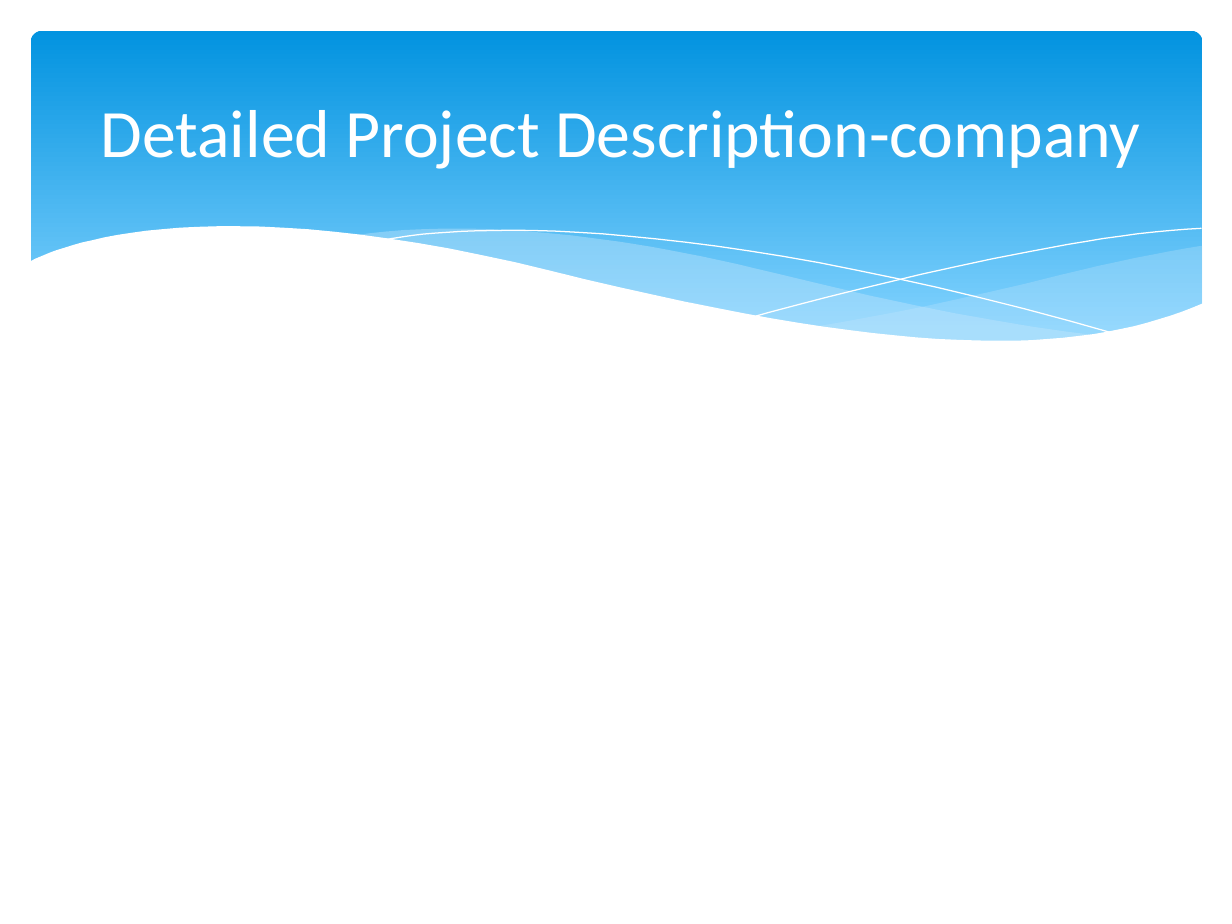
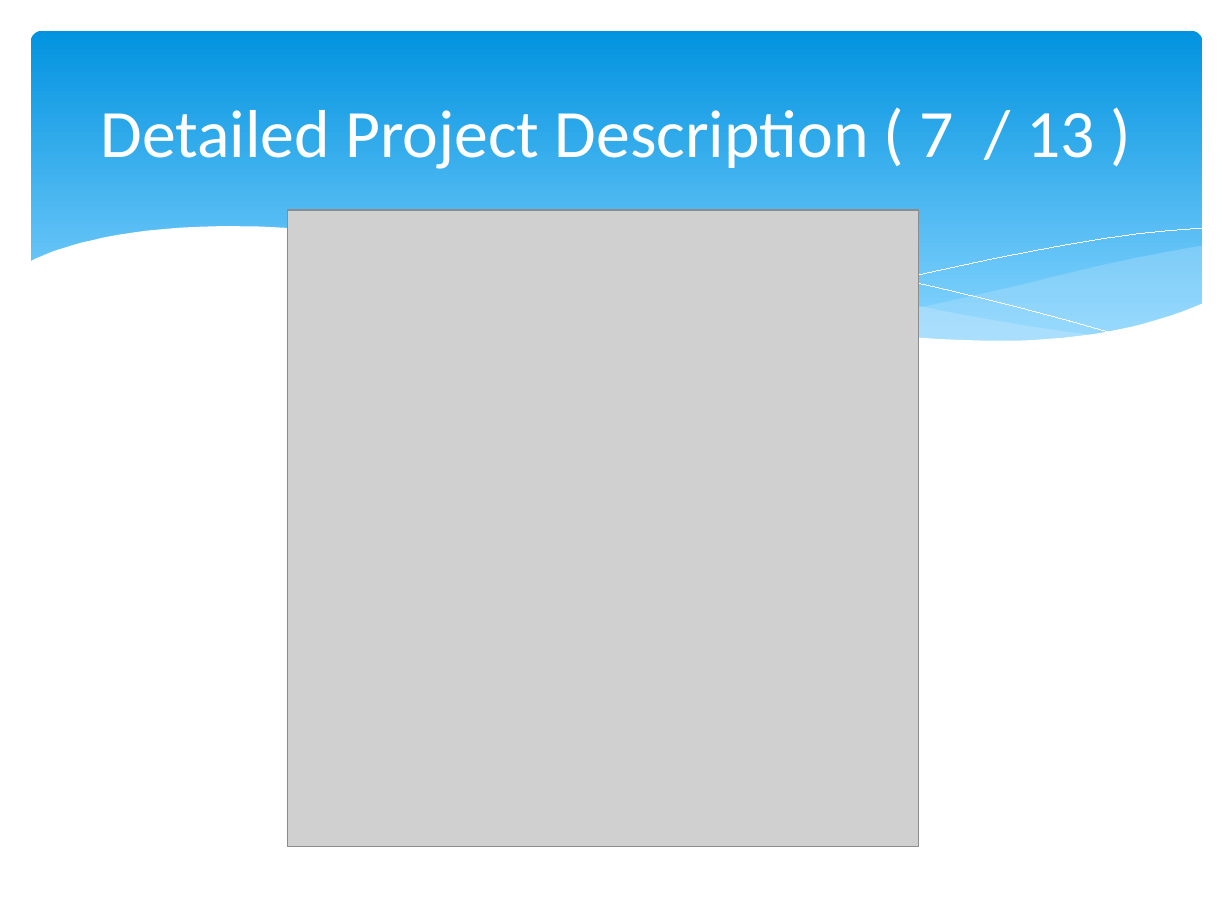
Before and after one commit to hankn01/VaccineCMSJavaSwing, a slide deck: slide 9 of team1Presentation.pptx. Drawn at 1232x924 pixels with LibreOffice and Linux fonts; fonts in the diff are those of the drawing; grey boxes stand for pictures. Boxes give left, top, right and bottom in pixels: in the first picture for what was removed or moved away, otherwise in the second. Text is boxed around its words. In the diff, an @@ line names an element or a change of style, - is before the commit and + after.

Commit message:
project done

```diff
--- a/team1Presentation.pptx
+++ b/team1Presentation.pptx
@@ rounded rectangle at (x1=31, y1=31, x2=1202, y2=363): fill gradient #0293E0 to #81D2FE to gradient #0293E0 to #83D3FE @@
@@ title at (x1=100, y1=110, x2=1095, y2=169): text changed @@
-Detailed Project Description-company
+Detailed Project Description ( 7 / 13 )
@@ picture added at (x1=287, y1=211, x2=918, y2=848) @@
@@ freeform shape at (x1=381, y1=230, x2=1117, y2=335): outline #FFFFFF 0.75 pt to #FFFFFF 0 pt @@
@@ freeform shape at (x1=755, y1=228, x2=1201, y2=315): outline #FFFFFF 0.75 pt to #FFFFFF 0 pt @@
```
Also in this commit, not shown: 15 other slides changed, 2 slides added, 2 slides removed.
